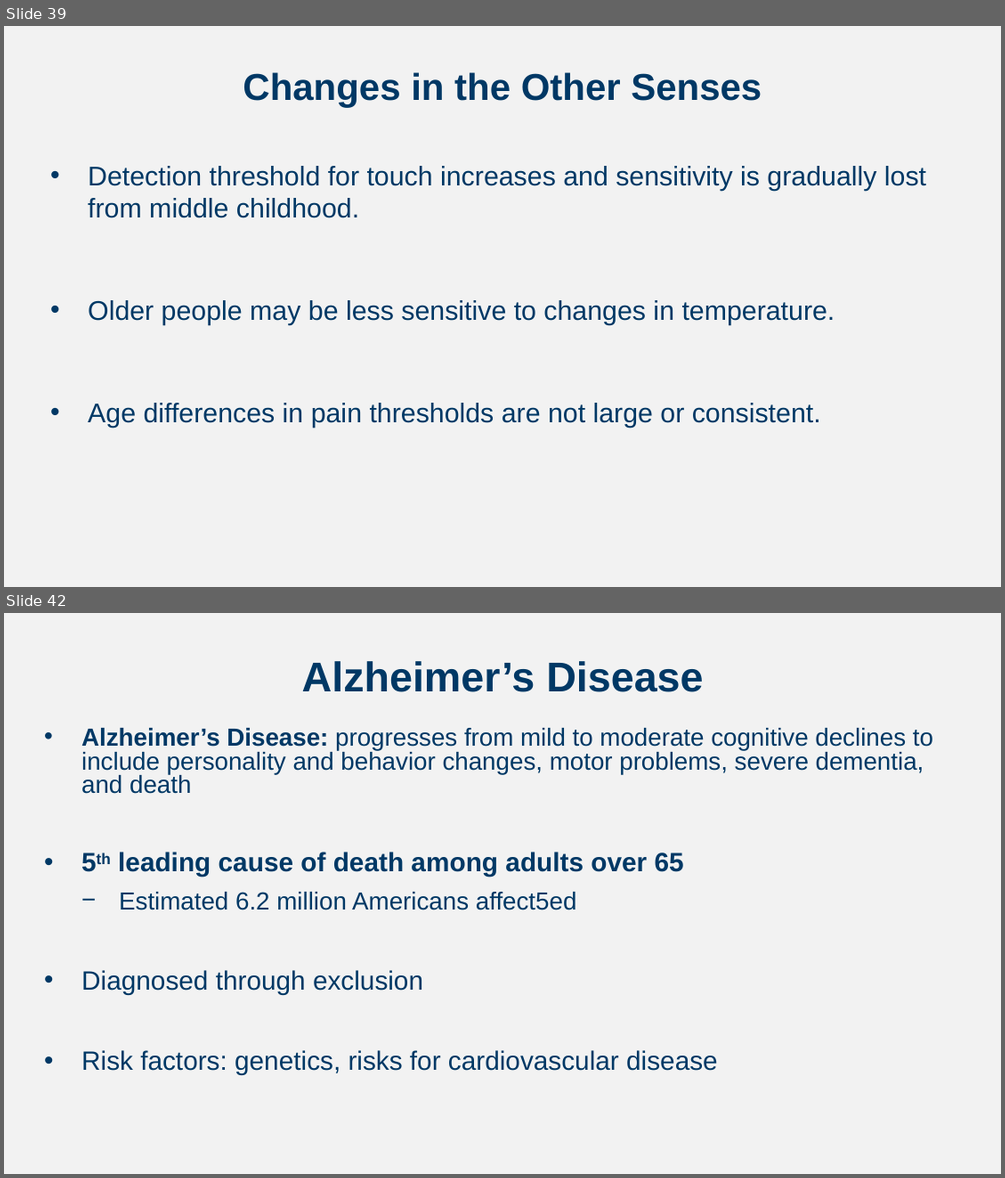
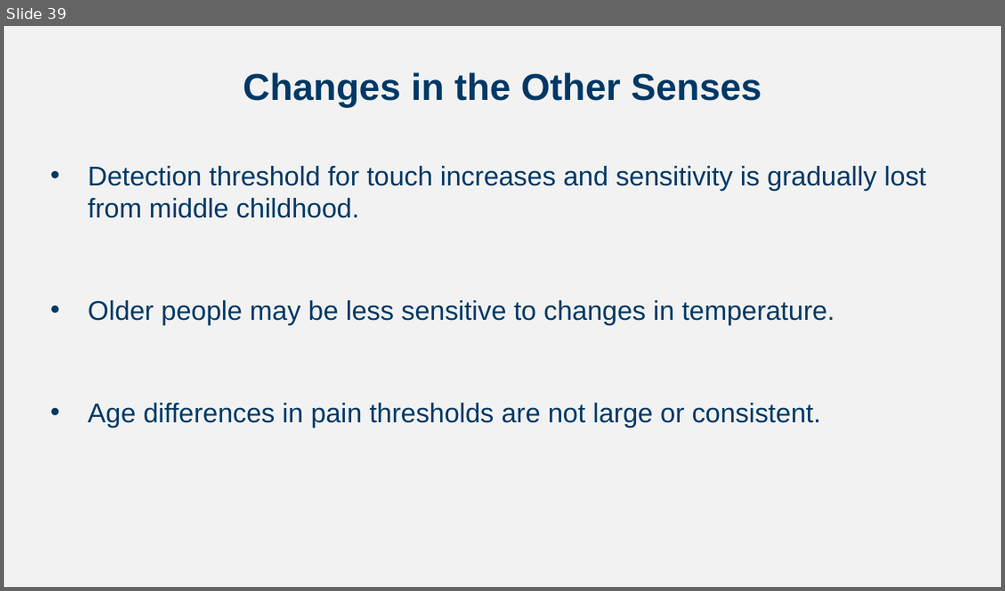
Before and after one commit to npm27/Teaching-Materials, a slide deck: Developmental Fall 24/Slides/Chapter 4.pptx. Shown one above the other, each under a label of ours: slides 39 and 42 before the commit, slide 39 after it; the slides between them are not shown. The pictures are 1005x1178 and 1005x591 pixels, drawn with LibreOffice and Linux fonts; fonts in the diff are those of the drawing. Boxes give left, top, right and bottom in pixels: in the first picture for what was removed or moved away, otherwise in the second. Text is boxed around its words. In the diff, an @@ line names an element or a change of style, - is before the commit and + after.

```diff
--- a/Developmental Fall 24/Slides/Chapter 4.pptx
+++ b/Developmental Fall 24/Slides/Chapter 4.pptx
@@ slide 42 removed at (4, 613, 1001, 1174), background #F2F2F2 @@
@@ title removed at (302, 661, 703, 692) @@
-Alzheimer’s Disease
@@ text removed at (81, 728, 933, 1075) @@
-• Alzheimer’s Disease: progresses from mild to moderate cognitive declines to include personality and behavior changes, motor problems, severe dementia, and death
-• 5th leading cause of death among adults over 65
-  − Estimated 6.2 million Americans affect5ed
-• Diagnosed through exclusion
-• Risk factors: genetics, risks for cardiovascular disease
```
Also in this commit, not shown: 1 slide changed, 5 other slides removed, 7 other files.
